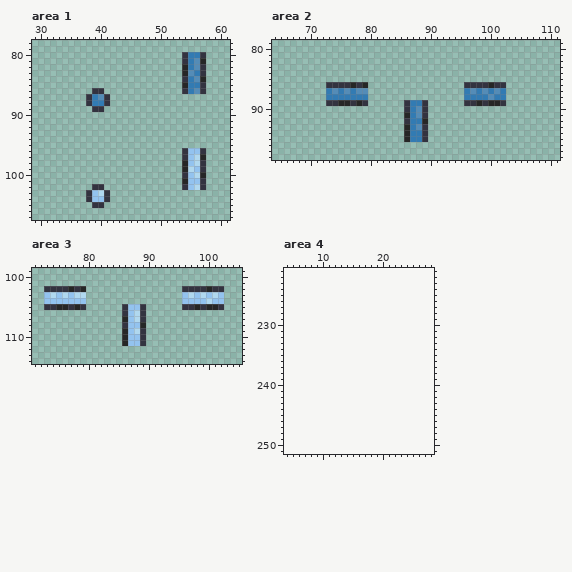
One commit to this pixel-art file: resources/sprites.aseprite. The first picture shows the starting point.
256x128 pixels, 1 frame. Colours within 5 levels of each other are drawn and written as one. Shown: area 1: x 29..61, y 78..107; area 2: x 64..111, y 79..98; area 3: x 71..105, y 99..114; area 4: x 4..28, y 221..251. The old version is drawn lined up with the new one, on the new canvas. The commit also changed other parts of the picture, which this record leaves out.
The same view after the edit:
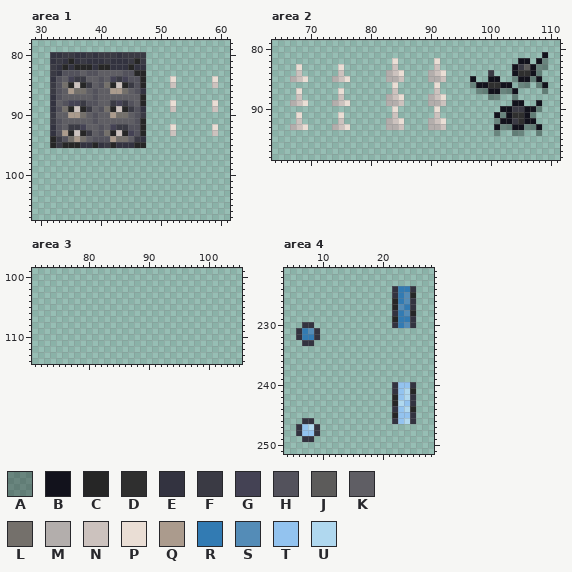
Palette (. is transparent): A #0000004c  B #12121c  C #262626  D #2f2f2f  E #333340  F #3a3a44  G #444254  H #53525c  J #5c5b5a  K #5f5e64  L #74706b  M #b3aeac  N #ccc2be  P #eaded5  Q #ab9b8d  R #327bb3  S #548cb7  T #93c3ef  U #b0d8ef
The exact change:
canvas 256x128 -> 256x256
Area 1:
y 80: x 32..47 ................ -> EEFFEEFEFFFEFFFF; x 54..57 ERRE -> ....
y 81: x 32..47 ................ -> EFECEFEEEFEEEFCF; x 54..57 ERSC -> ....
y 82: x 32..47 ................ -> FECECCCECCEEECEE; x 54..57 CRSE -> ....
y 83: x 32..47 ................ -> FEHHHKHHKKKKHHCC; x 54..57 CSRE -> ....
y 84: x 32..47 ................ -> EHKGFFKKHKGFGHHC; x 52 . -> P; x 54..57 ERSC -> ....; x 59 . -> P
y 85: x 32..47 ................ -> FHLCNCFKHLCNCFHC; x 52 . -> N; x 54..57 CRRE -> ....; x 59 . -> N
y 86: x 32..47 .......EE....... -> FHKQLLKHKKQQLKHE; x 54..57 ERSE -> ....
y 87: x 32..47 ......ERSE...... -> EHKKKKKHKKKKKKKC
y 88: x 32..47 ......ERRE...... -> EKHGGFHHKKFGFHKC; x 52 . -> P; x 59 . -> P
y 89: x 32..47 .......EE....... -> EHLCNCFKHLCNCFHE; x 52 . -> N; x 59 . -> N
y 90: x 32..47 ................ -> FKKQQLKHKKQLLKHF
y 91: x 32..47 ................ -> FHKKKKKHKKKKKKHC
y 92: x 32..47 ................ -> EHKFFGKKHKGFFHHC; x 52 . -> P; x 59 . -> P
y 93: x 32..47 ................ -> EHQCNCFKHLCNCGHC; x 52 . -> N; x 59 . -> N
y 94: x 32..47 ................ -> CFHLQLKHHHQLLKFE
y 95: x 32..47 ................ -> CFCCCEECEFCEEECC
y 96: x 54..57 ETTE -> ....
y 97: x 54..57 ETUC -> ....
y 98: x 54..57 CTUE -> ....
y 99: x 54..57 CUTE -> ....
y 100: x 54..57 ETUC -> ....
y 101: x 54..57 CTTE -> ....
y 102: x 39..40 EE -> ..; x 54..57 ETUE -> ....
y 103: x 38..41 ETUE -> ....
y 104: x 38..41 ETTE -> ....
y 105: x 39..40 EE -> ..
Area 2:
y 81: x 109 . -> B
y 82: x 84 . -> P; x 91 . -> P; x 105..106 .. -> BB; x 108..109 .. -> BA
y 83: x 68 . -> P; x 75 . -> P; x 84 . -> N; x 91 . -> N; x 104..109 ...... -> BFJBAA
y 84: x 68 . -> N; x 75 . -> N; x 83..85 ... -> MNP; x 90..92 ... -> MNP; x 100 . -> F; x 104..108 ..... -> BDDBA
y 85: x 67..69 ... -> MNP; x 74..76 ... -> MNP; x 83..85 ... -> MMN; x 90..92 ... -> MMN; x 97 . -> B; x 100..101 .. -> BB; x 104..108 ..... -> ABBAB
y 86: x 73..79 EEEECEC -> .......; x 84 . -> P; x 91 . -> P; x 96..103 EEEECEE. -> .ABBDDBB; x 105..106 .. -> AA; x 108..109 .. -> AB
y 87: x 68 . -> P; x 73..79 RSRSRSS -> ..P....; x 84 . -> N; x 91 . -> N; x 96..104 RSRSRSR.. -> ..AABBAAB; x 109 . -> A
y 88: x 68 . -> N; x 73..79 RRRRRRR -> ..N....; x 83..85 ... -> MNP; x 90..92 ... -> MNP; x 96..102 RRRRSRR -> ....AA.; x 104 . -> A
y 89: x 67..69 ... -> MNP; x 73..79 EECCECE -> .MNP...; x 83..92 ...ERRE... -> MMN....MMN; x 96..102 EECECCE -> .......; x 104..105 .. -> BB; x 108 . -> B
y 90: x 84 . -> P; x 86..89 ERSE -> ....; x 91 . -> P; x 102..108 ....... -> BBFFBBA
y 91: x 68 . -> P; x 75 . -> P; x 84 . -> N; x 86..89 CRSE -> ....; x 91 . -> N; x 101..107 ....... -> BABDDBA
y 92: x 68 . -> N; x 75 . -> N; x 83..92 ...ERRC... -> MNP....MNP; x 101..107 ....... -> ABBFDBB
y 93: x 67..69 ... -> MNP; x 74..76 ... -> MNP; x 83..92 ...CRSE... -> MMN....MMN; x 101..108 ........ -> BAABBAAB
y 94: x 86..89 CRRE -> ....; x 101 . -> A; x 104..105 .. -> AA; x 108 . -> A
y 95: x 86..89 CRRE -> ....
Area 3:
y 102: x 73..79 EEEECEC -> .......; x 96..102 EEEECEE -> .......
y 103: x 73..79 TUTUTUU -> .......; x 96..102 TUTUTUT -> .......
y 104: x 73..79 TTTTTTT -> .......; x 96..102 TTTTUTT -> .......
y 105: x 73..79 EECCECE -> .......; x 86..89 ETTE -> ....; x 96..102 EECECCE -> .......
y 106: x 86..89 ETUE -> ....
y 107: x 86..89 CTUE -> ....
y 108: x 86..89 ETTC -> ....
y 109: x 86..89 CTUE -> ....
y 110..111: x 86..89 CTTE -> ....
Area 4:
y 224: x 22..25 .... -> ERRE
y 225: x 22..25 .... -> ERSC
y 226: x 22..25 .... -> CRSE
y 227: x 22..25 .... -> CSRE
y 228: x 22..25 .... -> ERSC
y 229: x 22..25 .... -> CRRE
y 230: x 7..8 .. -> EE; x 22..25 .... -> ERSE
y 231: x 6..9 .... -> ERSE
y 232: x 6..9 .... -> ERRE
y 233: x 7..8 .. -> EE
y 240: x 22..25 .... -> ETTE
y 241: x 22..25 .... -> ETUC
y 242: x 22..25 .... -> CTUE
y 243: x 22..25 .... -> CUTE
y 244: x 22..25 .... -> ETUC
y 245: x 22..25 .... -> CTTE
y 246: x 7..8 .. -> EE; x 22..25 .... -> ETUE
y 247: x 6..9 .... -> ETUE
y 248: x 6..9 .... -> ETTE
y 249: x 7..8 .. -> EE
